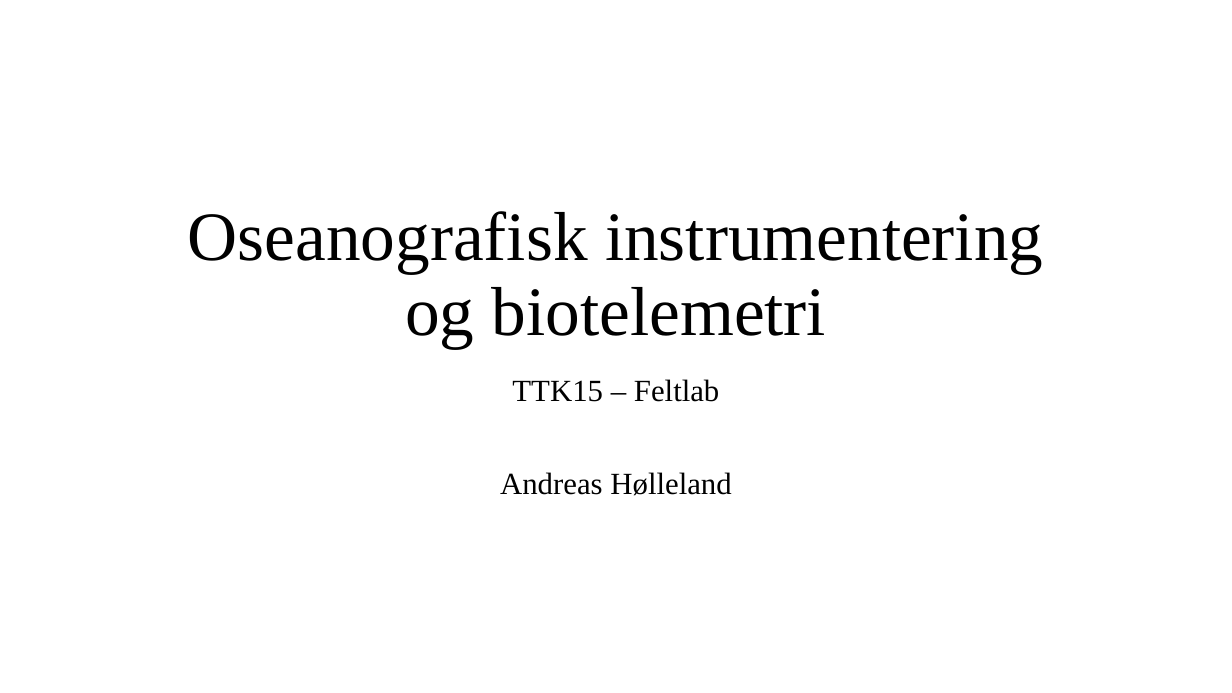
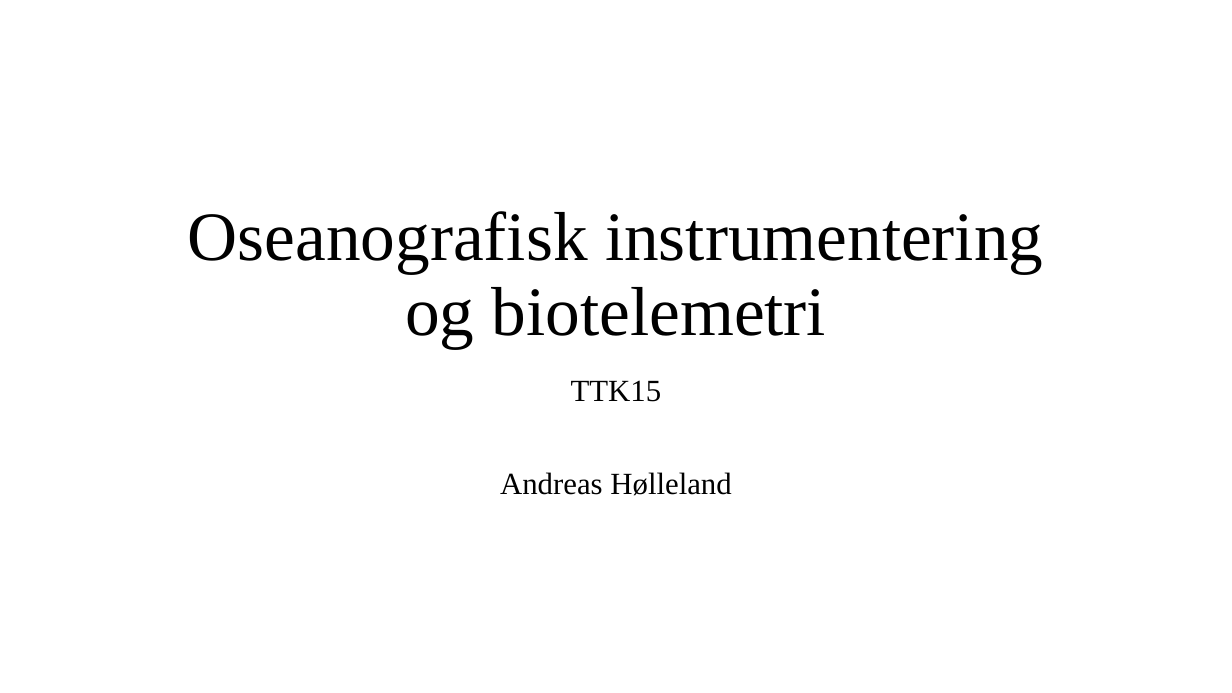
Before and after one commit to anh60/CTD_Hydrophone_project, a slide deck: slide 1 of Presentation.pptx. Drawn at 1232x693 pixels with LibreOffice and Linux fonts; fonts in the diff are those of the drawing. Boxes give left, top, right and bottom in pixels: in the first picture for what was removed or moved away, otherwise in the second. Text is boxed around its words. In the diff, an @@ line names an element or a change of style, - is before the commit and + after.

```diff
--- a/Presentation.pptx
+++ b/Presentation.pptx
@@ subtitle at [571, 380, 662, 402]: text changed @@
-TTK15 – Feltlab
+TTK15
```
Also in this commit, not shown: 8 slides added, 7 other files.
